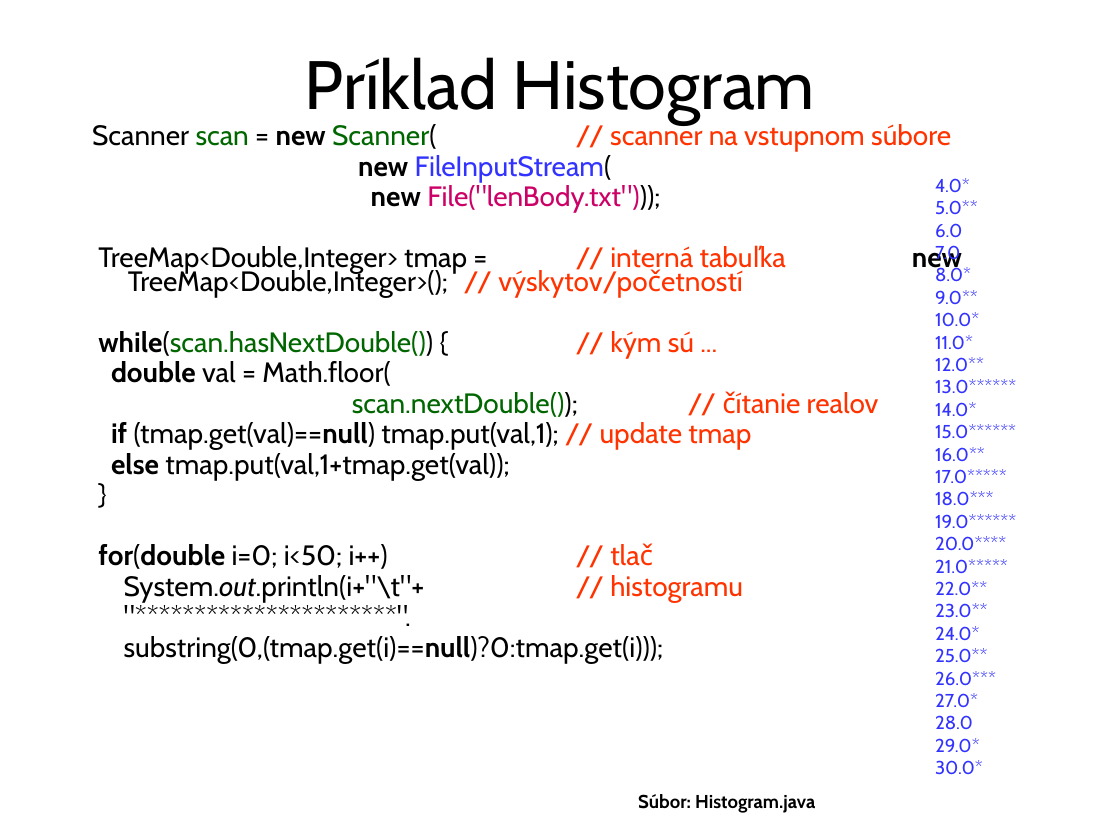
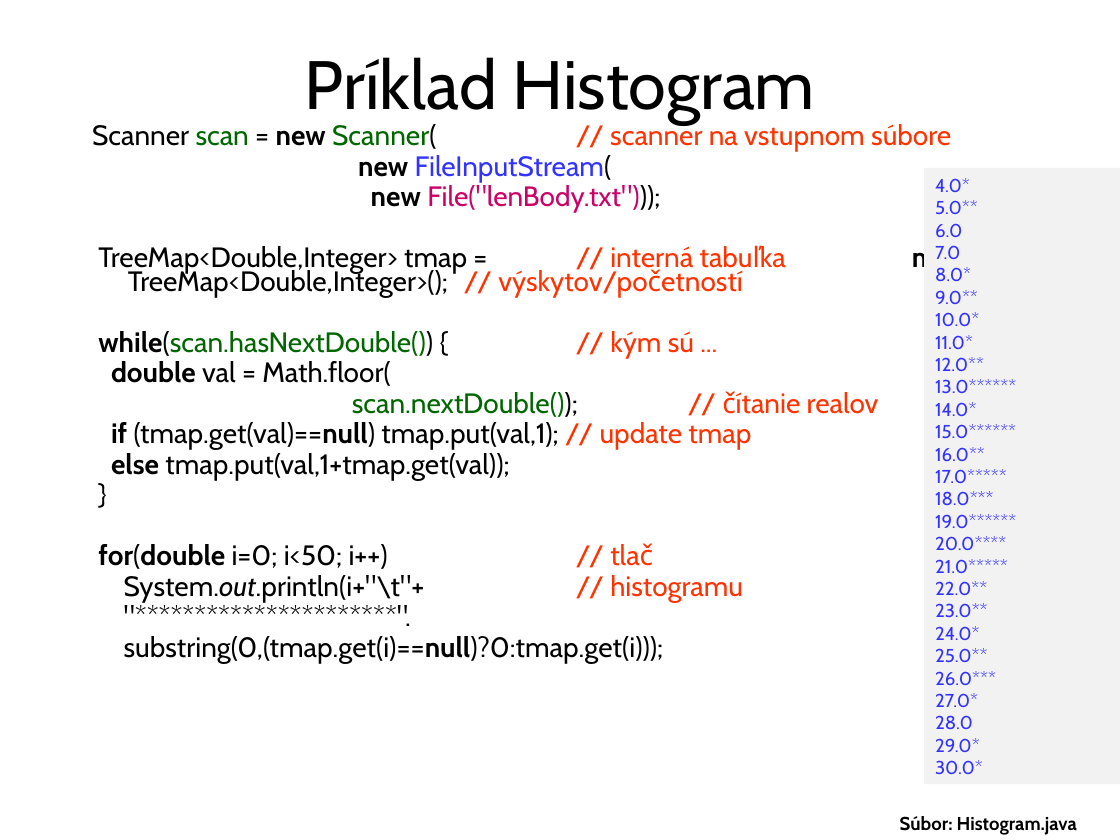
Before and after one commit to Programovanie4/Prednasky, a slide deck: slide 22 of 07/07_java.ppt (slide 20 before the commit). Drawn at 1120x840 pixels with LibreOffice and Linux fonts; fonts in the diff are those of the drawing. Boxes give left, top, right and bottom in pixels: in the first picture for what was removed or moved away, otherwise in the second. Text is boxed around its words. In the diff, an @@ line names an element or a change of style, - is before the commit and + after.

```diff
--- a/07/07_java.ppt
+++ b/07/07_java.ppt
@@ rectangle "4.0*": place and size @@
-rectangle "4.0*" at <box>935,178,1016,775</box>
+rectangle "4.0*" at <box>924,168,1120,784</box>
@@ rectangle "4.0*" at <box>924,168,1120,784</box>: fill none to #F2F2F2 @@
@@ text "Súbor: Histogram.java": place and size @@
-text "Súbor: Histogram.java" at <box>638,794,815,813</box>
+text "Súbor: Histogram.java" at <box>900,816,1077,835</box>
```
Also in this commit, not shown: 19 other slides changed, 3 slides added, 1 other file.
